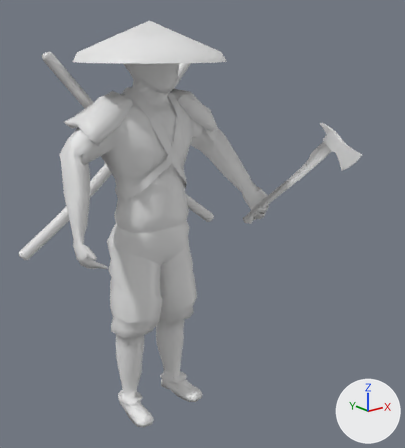
Renders of the OBJ model Project/models/secondwarrior/SecondWarriorAttack/ThirdStand.obj from each side of a commit.
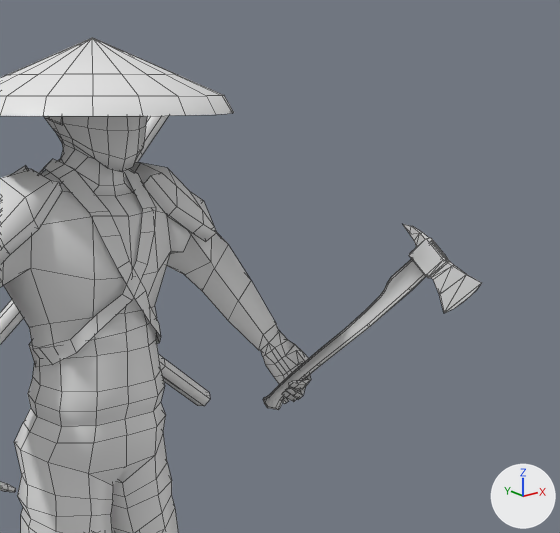
There are two pictures of each version: one whole from a 50 mm lens placed at (-1.029, -1.47, 1.265), pointed at (0.012, -0.168, 0.744), one close up on the part from 24% to 100% of the width and 0% to 65% of the height. The axes (+X, +Y, +Z) are drawn at lower right. The lights are the same throughout. The close-ups show mesh edges as thin lines. Materials are left out; every surface is plain grey. Where no turn or scale is listed for an object, it has been applied to the vertices. Vertices at the same position are counted once.

Names of what the first close-up shows: 'ThirdStand'.
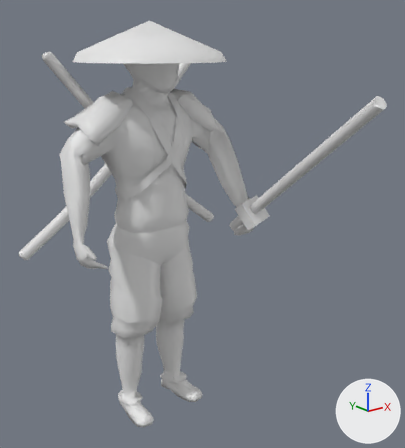
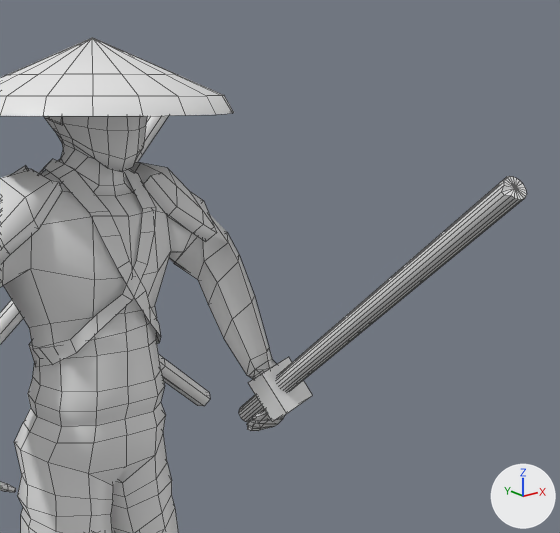
Changed parts and their boxes [x1, y1, x2, y2] in the close-ups (560 x 533 px; the box of a moved part takes in the faces that stretch with it):
```json
{"object": "ThirdStand", "change": "reshaped", "before": [0, 38, 481, 533], "after": [0, 38, 527, 533]}
{"part": 1, "of": "me_thirdstand", "change": "added", "after": [239, 176, 527, 422]}
{"part": 2, "of": "me_thirdstand", "change": "deleted", "before": [263, 224, 481, 410]}
{"part": 3, "of": "me_thirdstand", "change": "moved or reshaped", "before": [167, 233, 311, 404], "after": [169, 214, 313, 431]}
{"part": 4, "of": "me_thirdstand", "change": "moved or reshaped", "before": [2, 216, 95, 349], "after": [2, 216, 95, 349]}
```

The change, as JSON lines over the scene's bpy script:
```json
{"block": "me_thirdstand", "where": "# used by ob_thirdstand; location = (0.0, 0.0, 0.0)"}
{"block": "me_thirdstand", "where": "# verts and faces of me_thirdstand; kept vertices keep their numbers, new ones are numbered from 1557"}
{"block": "me_thirdstand", "where": "# before: 467 (-0.135, 0.031, 0.879) at pixel (49, 323), 468 (-0.15, 0.075, 0.867) at pixel (29, 327), 472 (-0.171, 0.025, 0.979) at pixel (30, 268), 473 (-0.191, 0.091, 0.949)"}
{"op": "remove", "block": "me_thirdstand", "code": "me_thirdstand.from_pydata(...)  # 1557 vertices, 1525 faces; spans x -0.435..0.446, y -0.423..0.292, z -0.005..1.345"}
{"op": "add", "block": "me_thirdstand", "code": "me_thirdstand.from_pydata(...)  # 1444 vertices, 1424 faces; spans x -0.435..0.368, y -0.677..0.292, z -0.005..1.345"}
{"block": "me_thirdstand", "change": "me_thirdstand part 1: a new loose piece of 42 vertices spanning x 0.142..0.251, y -0.677..-0.06, z 0.655..1.155"}
{"block": "me_thirdstand", "change": "me_thirdstand part 2: the loose piece of 163 vertices spanning x 0.302..0.446, y -0.423..-0.034, z 0.661..1.037 is deleted"}
{"block": "me_thirdstand", "change": "me_thirdstand part 3"}
{"block": "me_thirdstand", "change": "44 vertices are removed from x 0.295..0.332, y -0.127..-0.083, z 0.681..0.733"}
{"block": "me_thirdstand", "change": "50 faces are deleted"}
{"block": "me_thirdstand", "change": "102 vertices move from x 0.143..0.368, y -0.128..0.154, z 0.686..1.064 to x 0.188..0.289, y -0.177..0.149, z 0.655..1.043"}
{"block": "me_thirdstand", "change": "52 vertices are added at x 0.17..0.275, y -0.218..-0.116, z 0.657..0.796"}
{"block": "me_thirdstand", "change": "56 new faces join them"}
{"block": "me_thirdstand", "change": "me_thirdstand part 4"}
{"op": "add", "block": "me_thirdstand", "code": "verts[467] = (-0.136, 0.029, 0.879)  # moved, pixel (50, 323)"}
{"op": "add", "block": "me_thirdstand", "code": "verts[468] = (-0.152, 0.072, 0.867)  # moved, pixel (29, 327)"}
{"op": "add", "block": "me_thirdstand", "code": "verts[473] = (-0.193, 0.088, 0.949)  # moved"}
{"op": "add", "block": "me_thirdstand", "code": "verts[472] = (-0.172, 0.022, 0.979)  # moved, pixel (30, 268)"}
```
